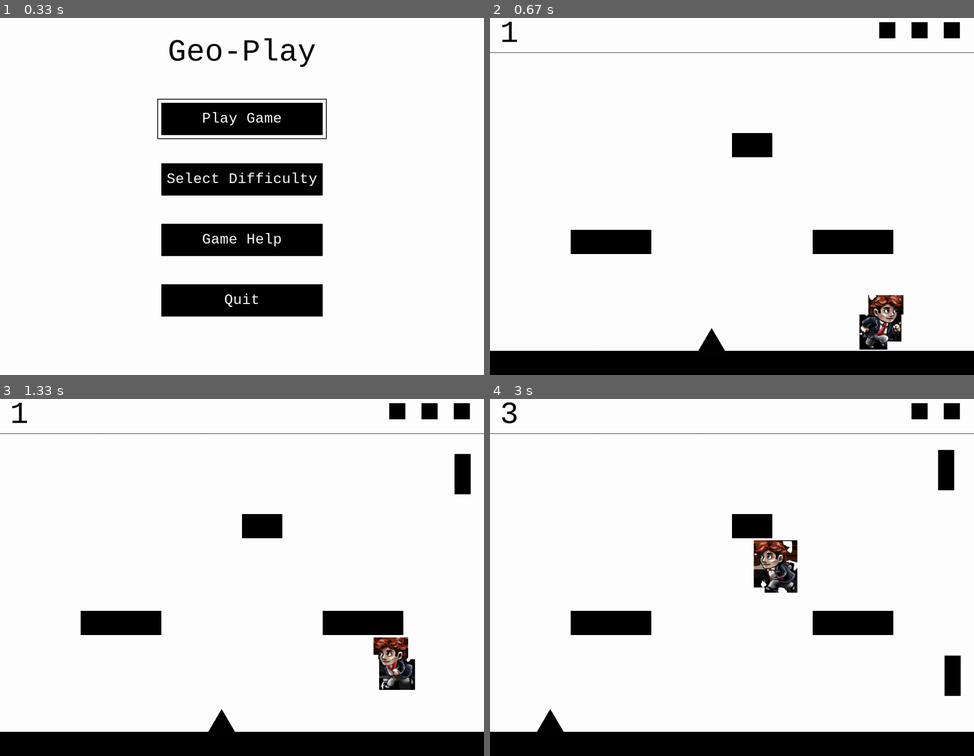
Above: before the commit, frames 1-4 (two rows, left to right).
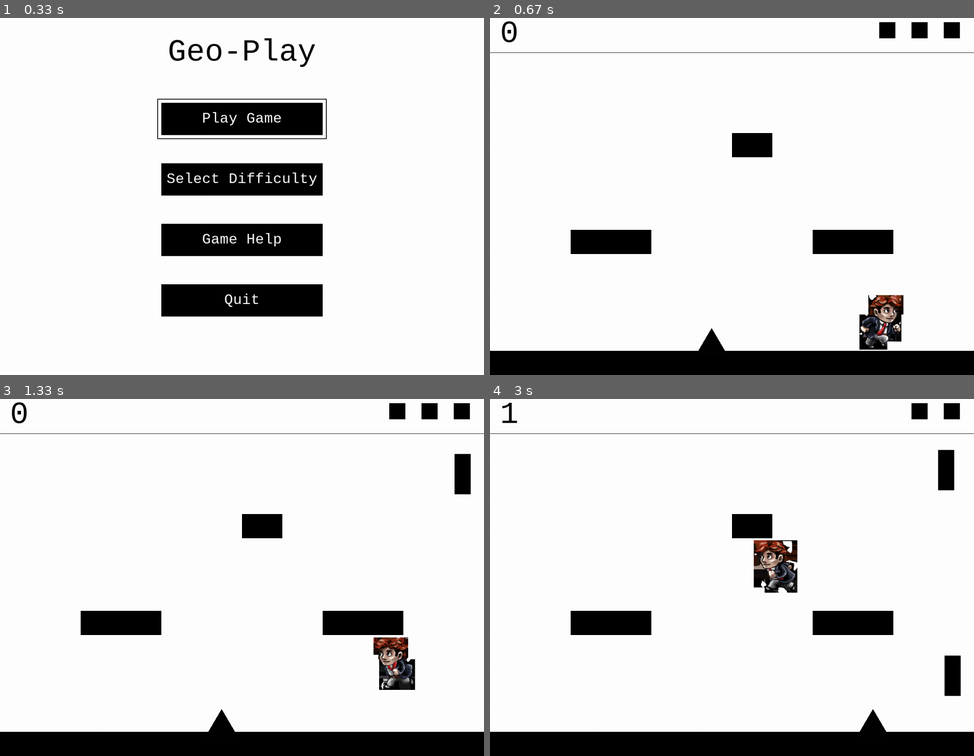
Above: after the commit, the same moments.

Repository: stevenacalhoun/geoplay
Game: pygame game, started from geometricPlay.py
Two runs of this game, one before a commit and one after it. Both use one fixed random seed, a clock stepped at 60 frames per second and the inputs below.
Inputs:
- Up to frame 1 (0.33 s): no input
- Up to frame 2 (0.67 s): tap Enter at 0.33 s
- Up to frame 3 (1.33 s): hold Right 0.67-1.13 s; hold Left from 1.17 s (still down); tap Space at 1.23 s
- Up to frame 4 (3 s): tap Space at 1.53, 1.8, 2.1, 2.23, 2.53, 2.9 s; release Left at 1.7 s; hold Left 1.73-2.13 s; hold Right 2.17-2.8 s; hold Left from 2.83 s (still down)

Frame 1 is identical in both runs. In frame 2, 0.1% of the frame differs, in the area x 2-6%, y 0-7%; in frame 3, 0.1%; in frame 4, 0.5%, in the area x 2-82%, y 0-94%.

Commit message:
Added the ability to change levels. Added the ability to set how many points you need to progress to the next level.

Diff:
--- a/levels.py
+++ b/levels.py
@@ -29,8 +29,9 @@
 
 
 class Level(object):
-  def __init__(self, normalRainChance, bounceRainChance, explodingRainChance, puddleRainChance):
+  def __init__(self, requiredScore=10, normalRainChance=1, bounceRainChance=0, explodingRainChance=0, puddleRainChance=0):
     self.rectangleChoices = []
+    self.requiredScore = requiredScore
     self.normalRainChance = normalRainChance
     self.bounceRainChance = bounceRainChance
     self.explodingRainChance = explodingRainChance
@@ -60,15 +61,26 @@
       for tileNum, tile in enumerate(row):
         # T stands for a triangle spawn location
         if tile == "T":
-          # If there is a t that means position it between the two tiles
-          if row[tileNum+1] == "t":
-            triangleLoc = (currentXLoc + tileWidth), (currentYLoc - TRIANGLE_HEIGHT)
-            triangleLocs.append(triangleLoc)
-          # Otherwise just position it in the middle of the tile
-          else:
-            triangleLoc = (currentXLoc + (tileWidth/2)), (currentYLoc)
-            triangleLocs.append(triangleLoc)
-            pass
+          # Search for either a 't' or a '_'
+          currentSearch = 1
+          stillSearching = True
+          while stillSearching:
+            # If there is a t that means position it between the two tiles
+            if row[tileNum+currentSearch] == "t":
+              triangleLoc = ((currentXLoc + tileWidth), currentYLoc)
+              triangleLocs.append(triangleLoc)
+              stillSearching = False
+
+            # Otherwise just position it in the middle of the tile
+            elif row[tileNum+currentSearch] == "_":
+              triangleLoc = ((currentXLoc + (tileWidth/2)), (currentYLoc))
+              triangleLocs.append(triangleLoc)
+              stillSearching = False
+
+            # Still looking for it
+            else:
+              currentSearch += 1
+
         # P stands for platform
         if tile == "P":
           # If we are currently building a platform, create it
@@ -155,9 +167,12 @@
     elif rectangleChoice == "P":
       return PuddleRectangleRain((xLoc, HUD_HEIGHT + 1))
 
+  def levelComplete(self, currentScore):
+    return currentScore >= self.requiredScore
+
 class Level_01(Level):
    def __init__(self):
-    Level.__init__(self, 1, 0, 0, 0)
+    Level.__init__(self, requiredScore=2)
 
     self.levelTiles = [
     "_ _ _ _ _ _ _ _ _ _ _ _",
@@ -178,7 +193,32 @@
 
 class Level_02(Level):
   def __init__(self):
-    pass
+    Level.__init__(self, requiredScore=9999)
+
+    self.levelTiles = [
+    "_ _ _ _ _ _ _ _ _ _ _ _ _ _ _ _ _ _ _ _ _ _ _ _ _ _ _ _ _ _ _ _ _ _ _ _",
+    "_ _ _ _ _ _ _ _ _ _ _ _ _ _ _ _ _ _ _ _ _ _ _ _ _ _ _ _ _ _ _ _ _ _ _ _",
+    "_ _ _ _ _ _ _ _ _ _ _ _ _ _ _ _ _ _ _ _ _ _ _ _ _ _ _ _ _ _ _ _ _ _ _ _",
+    "_ _ _ _ _ _ _ _ _ _ _ _ _ _ _ _ _ _ _ _ _ _ _ _ _ _ _ _ _ _ _ _ _ _ _ _",
+    "_ _ _ _ _ _ _ _ _ _ _ _ _ _ _ _ _ _ _ _ _ _ _ _ _ _ _ _ _ _ _ _ _ _ _ _",
+    "_ _ _ _ _ _ _ _ P _ _ _ _ _ _ _ _ _ _ _ _ _ _ _ _ _ _ _ P _ _ _ _ _ _ _",
+    "_ _ _ _ _ _ _ _ _ _ _ _ _ _ _ _ _ _ _ _ _ _ _ _ _ _ _ _ _ _ _ _ _ _ _ _",
+    "_ _ _ _ _ _ _ _ _ _ _ _ _ _ _ _ _ _ _ _ _ _ _ _ _ _ _ _ _ _ _ _ _ _ _ _",
+    "_ _ _ _ _ _ _ _ _ _ _ _ _ _ _ _ _ _ _ _ _ _ _ _ _ _ _ _ _ _ _ _ _ _ _ _",
+    "_ _ _ _ _ _ _ _ _ _ _ _ _ _ _ _ _ _ P _ _ _ _ _ _ _ _ _ _ _ _ _ _ _ _ _",
+    "_ _ _ _ _ _ _ _ _ _ _ _ _ _ _ _ _ _ _ _ _ _ _ _ _ _ _ _ _ _ _ _ _ _ _ _",
+    "_ _ _ _ _ _ _ _ _ _ _ _ _ _ _ _ _ _ _ _ _ _ _ _ _ _ _ _ _ _ _ _ _ _ _ _",
+    "_ _ _ _ _ _ _ _ _ _ _ _ _ _ _ _ _ _ _ _ _ _ _ _ _ _ _ _ _ _ _ _ _ _ _ _",
+    "_ _ _ _ _ _ _ _ _ _ _ _ _ _ _ _ _ _ _ _ _ _ _ _ _ _ _ _ _ _ _ _ _ _ _ _",
+    "_ _ _ _ _ _ _ _ _ _ _ _ _ _ _ _ _ _ _ _ _ _ _ _ _ _ _ _ _ _ _ _ _ _ _ _",
+    "_ _ _ _ _ _ _ _ _ _ _ _ _ _ _ _ _ _ _ _ _ _ _ _ _ _ _ _ _ _ _ _ _ _ _ _",
+    "_ _ T t _ _ _ _ T t _ _ T t _ _ _ _ _ _ _ _ _ _ T t _ _ T t _ _ T t _ _",
+    "_ _ P p _ _ _ _ P p _ _ P p _ _ _ _ _ _ _ _ _ _ P p _ _ P p _ _ P p _ _",
+    "_ _ _ _ _ _ _ _ _ _ _ _ _ _ _ _ _ _ _ _ _ _ _ _ _ _ _ _ _ _ _ _ _ _ _ _",
+    "_ _ _ _ _ _ _ _ _ _ _ _ _ _ _ _ _ _ _ _ _ _ _ _ _ _ _ _ _ _ _ _ _ S _ _",
+    "_ _ _ _ _ _ _ _ _ _ _ _ _ _ _ _ _ _ _ _ _ _ _ _ _ _ _ _ _ _ _ _ _ _ _ _",
+    "_ T _ _ _ T _ _ _ T _ _ _ T _ _ _ T _ _ _ T _ _ _ T _ _ _ T _ _ _ T _ _",
+    "P p p p p p p p p p p p p p p p p p p p p p p p p p p p p p p p p p p p"]
 
 class Level_03(Level):
   def __init__(self):
--- a/lib/scenes.py
+++ b/lib/scenes.py
@@ -131,8 +131,8 @@
   def removeLife(self):
     self.remainingLives -= 1
 
-  def outOfLives(self):
-    return self.remainingLives <= 0
+  def livesRemaining(self):
+    return self.remainingLives > 0
 
   def resetLives(self):
     self.remainingLives = 3
@@ -146,20 +146,59 @@
 class LevelScene(Scene):
   def __init__(self, screen):
     Scene.__init__(self, screen)
-    self.triangleSpriteGroup = pygame.sprite.Group()
+
+    # Start off with the first level
     self.levelNum = 1
     self.level = getLevel(self.levelNum)
+    self.oldTriLoc = 0
 
   # Start the game
   def display(self):
     self.screen.fill(WHITE)
 
-    # Generate all the sprites for the level
-    platformLocs, self.triangleLocs, self.startingLoc = self.level.generateLevel()
+    # Generate all the sprite locations for the level
+    self.platformParams, self.triangleLocs, self.startingLoc = self.level.generateLevel()
 
     # Generate the HUD
     self.HUD = HUD(self.screen)
 
+    # Generate all the sprites for the level
+    self.generateSprites()
+
+    # Keep up with when we need to draw a new rectangle rain
+    self.rectangleCounter = 0
+
+    # Continue so long as we have lives left
+    while self.HUD.livesRemaining():
+      # Let the scene handle the movement
+      event = pygame.event.poll()
+      if event.type == pygame.KEYDOWN or event.type == pygame.KEYUP:
+        self.handleKeyEvent(event)
+
+      # Update the screen and check for collisions
+      self.update()
+      self.checkCollisions()
+      self.draw()
+
+      # Check to see if we need a new level
+      if self.level.levelComplete(self.HUD.score):
+        # Increment to the new level and get the new level object
+        self.levelNum += 1
+        self.level = getLevel(self.levelNum)
+
+        # Regenerate all the new locations and sprites
+        self.platformParams, self.triangleLocs, self.startingLoc = self.level.generateLevel()
+        self.generateSprites()
+
+      # Update the display according to the FPS
+      pygame.display.flip()
+      clock.tick(FRAME_RATE)
+
+    # Go to the game over scene when we're out of lives
+    return Scene.gameOverScene
+
+  # Generate all the new sprites for a level
+  def generateSprites(self):
     # Get our square character and add him to the dynamic sprite group
     self.mcSquare = Mcsquare(self.screen, self.startingLoc)
     self.dynamicSpriteGroup = pygame.sprite.Group(self.mcSquare)
@@ -167,45 +206,33 @@
     # Create a sprite group to hold the rain
     self.rectangleSpriteGroup = pygame.sprite.Group()
 
-    # Keep up with when we need to draw a new rectangle rain
-    self.rectangleCounter = 0
-
     # Generate all the platforms from the locations provided by the level
     self.platformSpriteGroup = pygame.sprite.Group()
     self.platforms = []
-    for platformParams in platformLocs:
+    for platformParams in self.platformParams:
       platformLoc, platformSize = platformParams
       platform = Platform(self.screen, platformLoc, platformSize)
       self.platforms.append(platform)
       self.platformSpriteGroup.add(platform)
 
     # Pick a random choice from all the possible triangle locations and spawn one
+    self.triangleSpriteGroup = pygame.sprite.Group()
     triangleLoc = random.choice(self.triangleLocs)
-    self.spawnTriangle(triangleLoc)
-
-    # Continue so long as we have lives left
-    while self.HUD.outOfLives() == False:
-      # Let the scene handle the movement
-      event = pygame.event.poll()
-      if event.type == pygame.KEYDOWN or event.type == pygame.KEYUP:
-        self.handleKeyEvent(event)
-
-      # Update the screen and check for collisions
-      self.update()
-      self.checkCollisions()
-      self.draw()
-
-      pygame.display.flip()
-      clock.tick(FRAME_RATE)
-
-    return Scene.gameOverScene
+    self.spawnTriangle()
 
   # Spawn a new triangle with the given top point
-  def spawnTriangle(self, topPoint):
-    self.triangleSpriteGroup.add(Triangle(self.screen, topPoint, TRIANGLE_HEIGHT))
+  def spawnTriangle(self):
+    # Make sure we don't spawn a triangle in the same location that got removed
+    newLoc = self.oldTriLoc
+    while newLoc == self.oldTriLoc:
+      newLoc = random.choice(self.triangleLocs)
+
+    self.triangleSpriteGroup.add(Triangle(self.screen, newLoc, TRIANGLE_HEIGHT))
 
   # Remove a captured triangle
   def removeTriangle(self, triangle):
+    # Keep up with where this triangle just was
+    self.oldTriLoc = triangle.topPoint
     self.triangleSpriteGroup.remove(triangle)
 
   # Hand key input
@@ -278,8 +305,7 @@
           self.removeTriangle(triangle)
           triangle = None
 
-      triangleLoc = random.choice(self.triangleLocs)
-      self.spawnTriangle(triangleLoc)
+      self.spawnTriangle()
 
       self.HUD.addPoints(captureCount)
 
--- a/lib/sprites.py
+++ b/lib/sprites.py
@@ -300,6 +300,9 @@
   def __init__(self, screen, topPoint, height):
     pygame.sprite.Sprite.__init__(self)
 
+    # Store the triangle's top point
+    self.topPoint = topPoint
+
     # C point is simply the passed in topPoint
     cX, cY = topPoint
 
